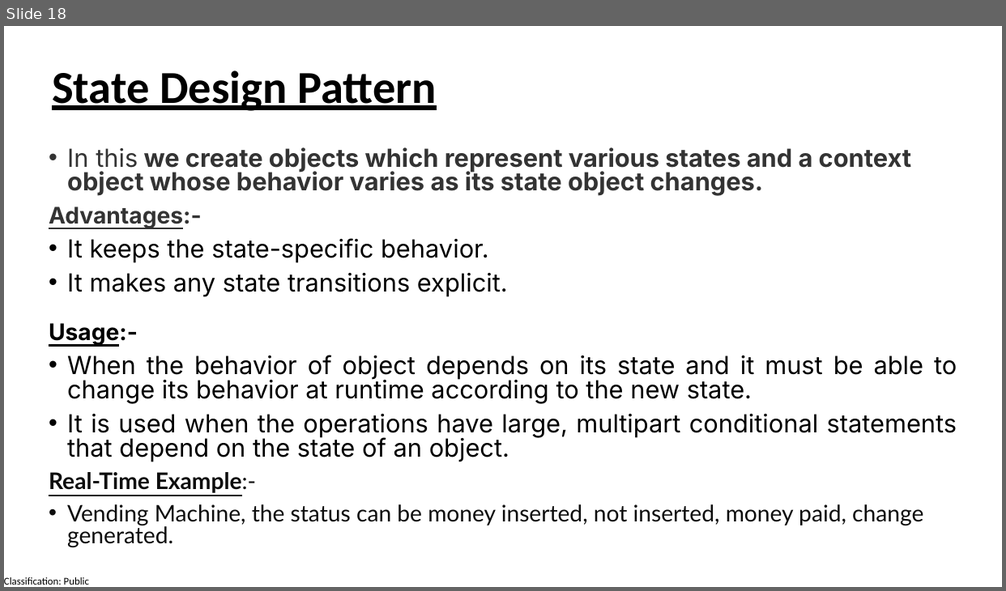
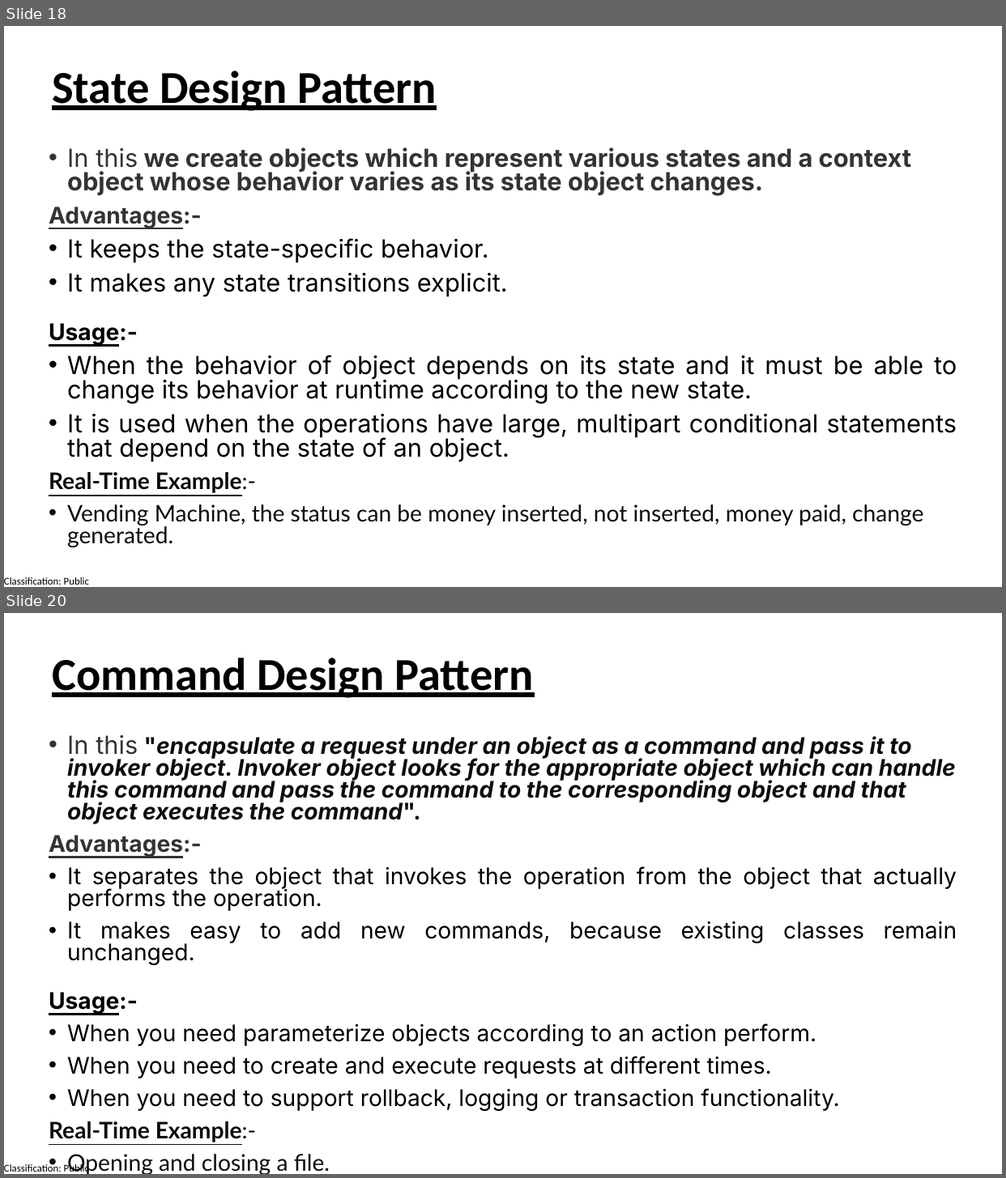
Before and after one commit to manaswiniray/DesignPatterns, a slide deck: DesignPatterns.pptx. Shown one above the other, each under a label of ours: slide 18 before the commit, slides 18 and 20 after it; the slides between them are not shown. The pictures are 1006x591 and 1006x1178 pixels, drawn with LibreOffice and Linux fonts; fonts in the diff are those of the drawing. Boxes give left, top, right and bottom in pixels: in the first picture for what was removed or moved away, otherwise in the second. Text is boxed around its words. In the diff, an @@ line names an element or a change of style, - is before the commit and + after.

```diff
--- a/DesignPatterns.pptx
+++ b/DesignPatterns.pptx
@@ slide 20 added at (x1=4, y1=613, x2=1002, y2=1174), background #FFFFFF; not listed: 1 template element that a slide beside it also shows @@
@@ text added at (x1=52, y1=658, x2=533, y2=698), 44 pt, text #000000, bold, underline @@
+Command Design Pattern
@@ text added at (x1=49, y1=735, x2=957, y2=1143), 22 pt, text #000000 @@
+• In this "encapsulate a request under an object as a command and pass it to invoker object. Invoker object looks for the appropriate object which can handle this command and pass the command to the corresponding object and that object executes the command".
+Advantages:-
+• It separates the object that invokes the operation from the object that actually performs the operation.
+• It makes easy to add new commands, because existing classes remain unchanged.
+Usage:-
+• When you need parameterize objects according to an action perform.
+• When you need to create and execute requests at different times.
+• When you need to support rollback, logging or transaction functionality.
+Real-Time Example:-
+• Opening and closing a file.
```
Also in this commit, not shown: 1 other slide added.
